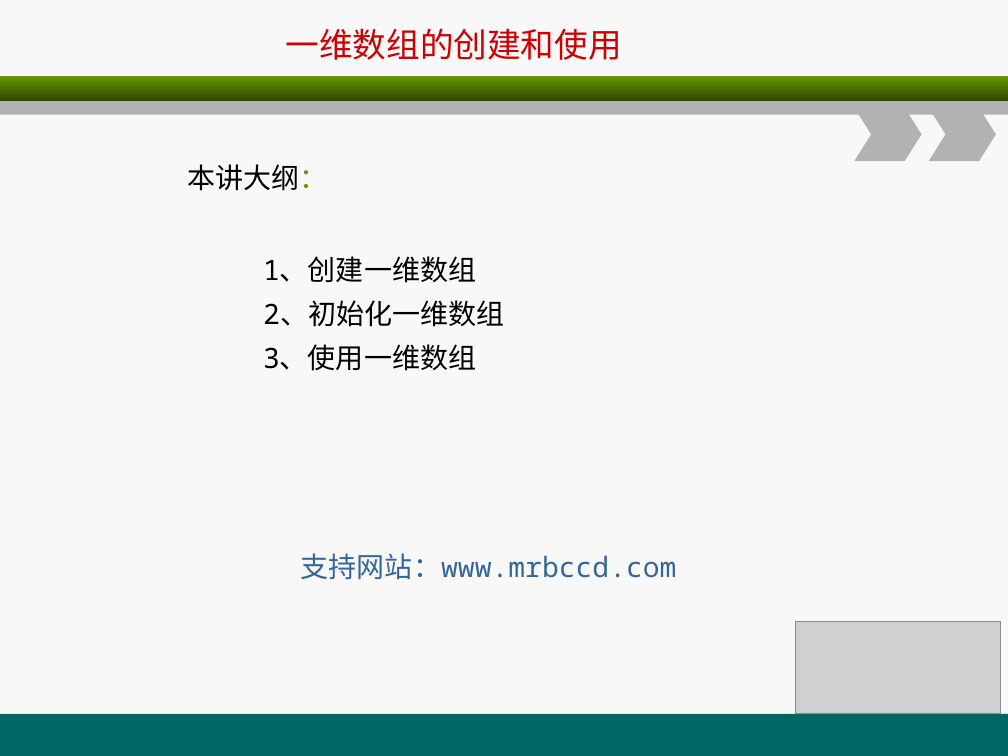
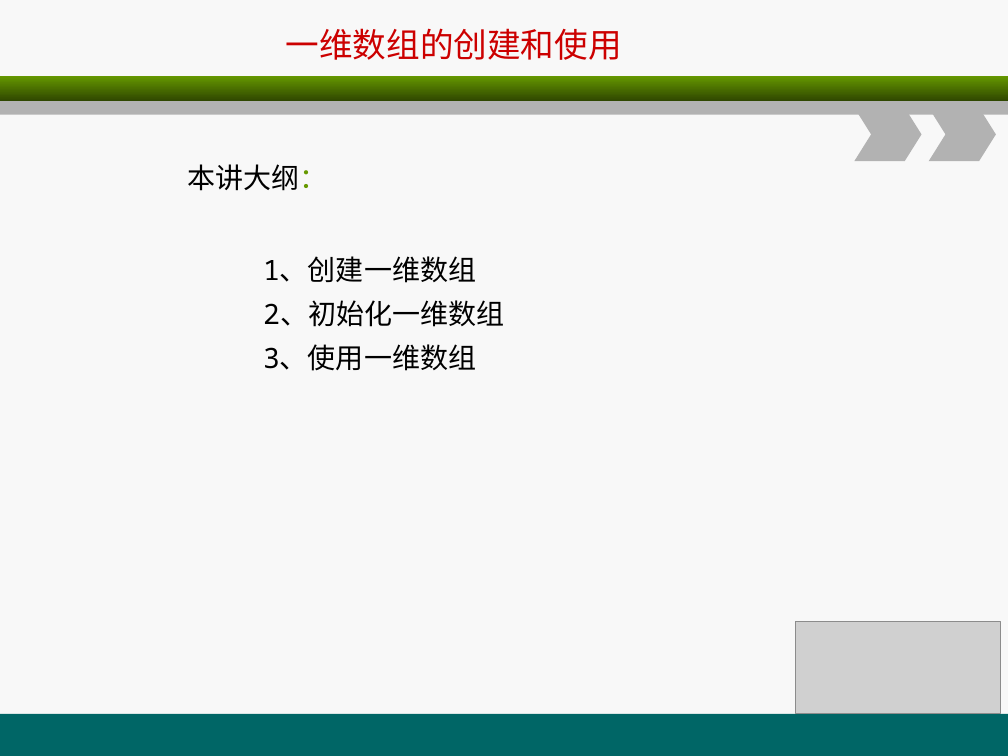
Before and after one commit to christwei/gitDoc, a slide deck: slide 82 of 课件/环宇/java编程基础/A2.ppt. Drawn at 1008x756 pixels with LibreOffice and Linux fonts; fonts in the diff are those of the drawing; grey boxes stand for pictures. Boxes give left, top, right and bottom in pixels: in the first picture for what was removed or moved away, otherwise in the second. Text is boxed around its words. In the diff, an @@ line names an element or a change of style, - is before the commit and + after.

```diff
--- a/课件/环宇/java编程基础/A2.ppt
+++ b/课件/环宇/java编程基础/A2.ppt
@@ text removed at box(301, 553, 677, 580) @@
-支持网站：www.mrbccd.com
```
Also in this commit, not shown: 3 other slides changed, 4 other files.
